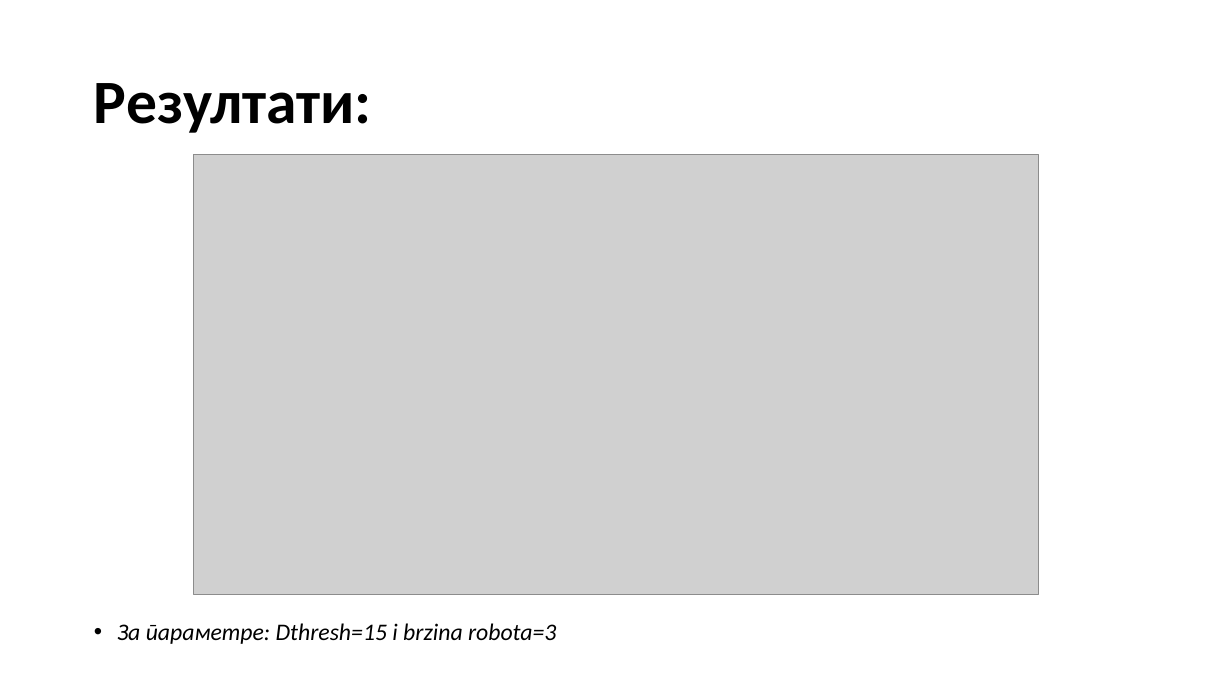
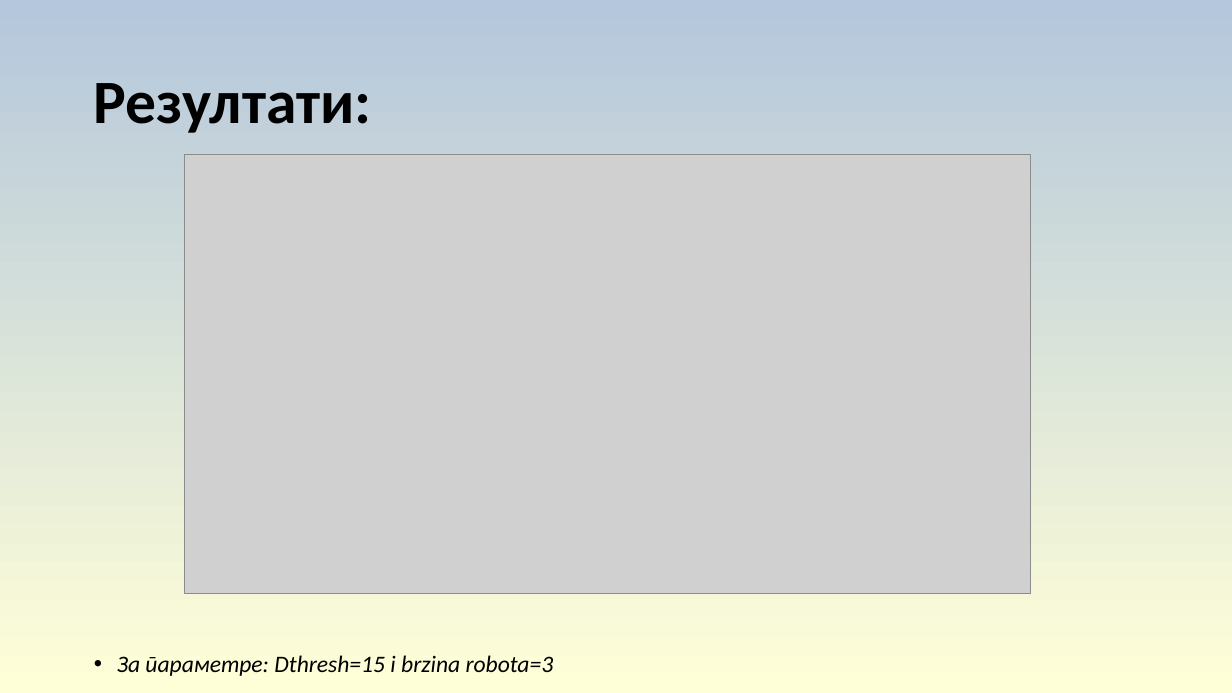
Before and after one commit to fongsd/Topologija, a slide deck: slide 13 of Тополошко планирање путање за навигацију кроз гужву .pptx. Drawn at 1232x693 pixels with LibreOffice and Linux fonts; fonts in the diff are those of the drawing; grey boxes stand for pictures. Boxes give left, top, right and bottom in pixels: in the first picture for what was removed or moved away, otherwise in the second. Text is boxed around its words. In the diff, an @@ line names an element or a change of style, - is before the commit and + after.

```diff
--- a/Тополошко планирање путање за навигацију кроз гужву .pptx
+++ b/Тополошко планирање путање за навигацију кроз гужву .pptx
@@ background #FFFFFF to gradient #B4C7DC to #FFFFD7 @@
@@ picture: place and size @@
-picture at <box>193,154,1039,594</box>
+picture at <box>185,154,1031,594</box>
@@ text "За параметре: Dthresh=15 i brzina ..." at <box>117,655,554,676</box>: size 18.5 to 18.4 pt; line spacing 0.8 to 0.9 @@
```
Also in this commit, not shown: 14 other slides changed, 2 other files.
